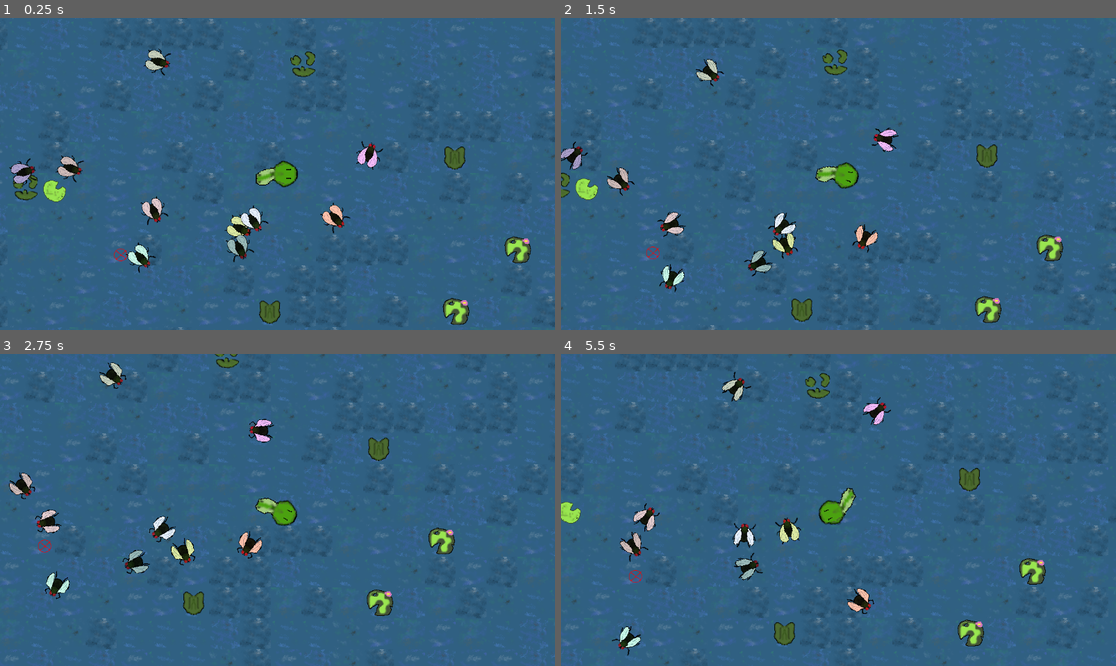
Above: before the commit, frames 1-4 (two rows, left to right).
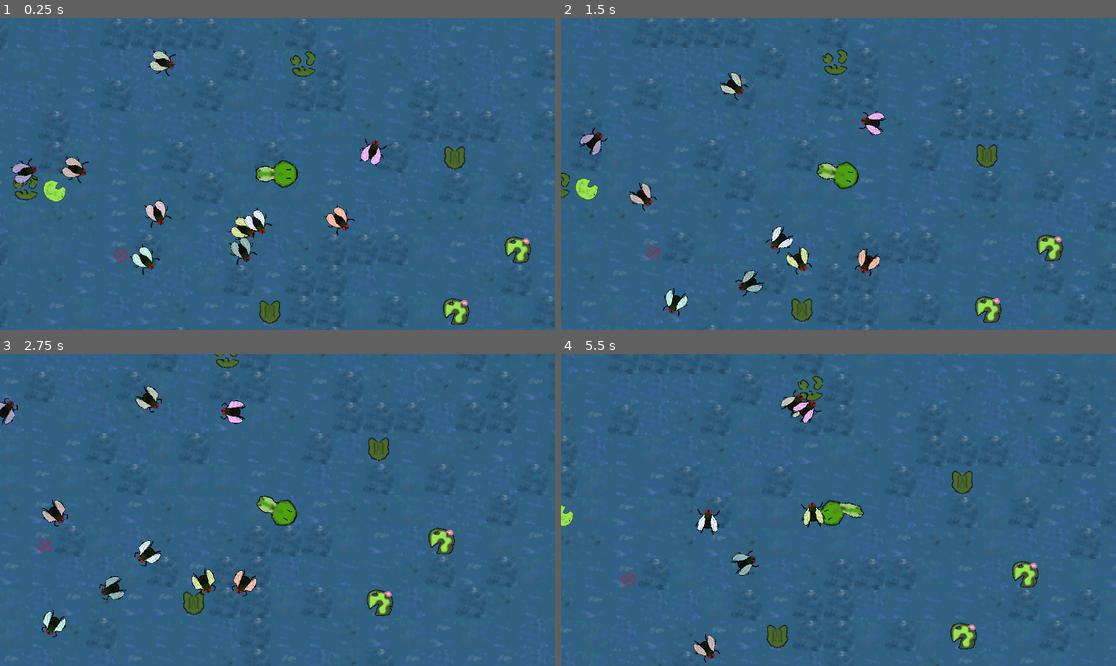
Above: after the commit, the same moments.

Repository: ibricchi/kikkerkoken
Game: Godot game, scene res://swamp.tscn
The game is run twice, just before and just after one commit, with the same random seed, the same clock (stepped at 60 frames per second) and the same inputs.
Inputs:
- Up to frame 1 (0.25 s): no input
- Up to frame 2 (1.5 s): hold D (right) 0.53-1.28 s; hold S (down) from 1.28 s (still down)
- Up to frame 3 (2.75 s): release S (down) at 2.03 s; hold D (right) from 2.03 s (still down)
- Up to frame 4 (5.5 s): release D (right) at 2.78 s; hold W (up) 2.78-3.53 s; hold A (left) 3.53-5.03 s; hold S (down) from 5.03 s (still down)

The runs differ from the first frame. In frame 1, 2.2% of the frame differs, in the area x 1-70%, y 9-83%; in frame 2, 4.0%; in frame 3, 3.9%; in frame 4, 8.8%, in the area x 0-100%, y 0-100%.

Commit message:
idle player animation

Diff:
--- a/scenes/player.tscn
+++ b/scenes/player.tscn
@@ -6,6 +6,18 @@
 [sub_resource type="CapsuleShape2D" id="CapsuleShape2D_t40hw"]
 radius = 11.0
 height = 53.0
+
+[sub_resource type="AtlasTexture" id="AtlasTexture_hohk1"]
+atlas = ExtResource("2_43ugr")
+region = Rect2(0, 0, 64, 64)
+
+[sub_resource type="AtlasTexture" id="AtlasTexture_oskqq"]
+atlas = ExtResource("2_43ugr")
+region = Rect2(64, 0, 64, 64)
+
+[sub_resource type="AtlasTexture" id="AtlasTexture_l8r5u"]
+atlas = ExtResource("2_43ugr")
+region = Rect2(0, 64, 64, 64)
 
 [sub_resource type="AtlasTexture" id="AtlasTexture_ydmmo"]
 atlas = ExtResource("2_43ugr")
@@ -37,6 +49,23 @@
 
 [sub_resource type="SpriteFrames" id="SpriteFrames_nr4ay"]
 animations = [{
+"frames": [{
+"duration": 2.0,
+"texture": SubResource("AtlasTexture_hohk1")
+}, {
+"duration": 1.0,
+"texture": SubResource("AtlasTexture_oskqq")
+}, {
+"duration": 2.0,
+"texture": SubResource("AtlasTexture_hohk1")
+}, {
+"duration": 1.0,
+"texture": SubResource("AtlasTexture_l8r5u")
+}],
+"loop": true,
+"name": &"idle",
+"speed": 5.0
+}, {
 "frames": [{
 "duration": 1.0,
 "texture": SubResource("AtlasTexture_ydmmo")
@@ -95,6 +124,4 @@
 
 [node name="AnimatedSprite2D" type="AnimatedSprite2D" parent="."]
 sprite_frames = SubResource("SpriteFrames_nr4ay")
-animation = &"swim"
-autoplay = "swim"
-frame_progress = 0.124394
+animation = &"idle"
--- a/scripts/fly.gd
+++ b/scripts/fly.gd
@@ -3,7 +3,7 @@
 var wander_orientation : float = 0
 var wander_time : float = 3.0
 var rotation_speed : float = 2
-var cruise_velocity : float = 40
+var cruise_velocity : float = 80
 
 @onready var _animated_sprite = $AnimatedSprite2D
 
@@ -20,10 +20,10 @@
 	self.rotation = lerp_angle(self.global_rotation , self.wander_orientation, rotation_speed * delta)
 	wander_time -= delta
 	if wander_time < 0:
-		wander_time = 5.0 * randf() + 1.5
+		wander_time = 1.0 * randf() + 4.0
 		wander_orientation =  randf() * (2 * PI)
-		cruise_velocity = 20 + randf()*40
-		_animated_sprite.speed_scale = cruise_velocity / 40
+		cruise_velocity = 60 + randf()*60
+		_animated_sprite.speed_scale = cruise_velocity / 80
 
 	self.move_and_collide(
 		delta*cruise_velocity * tanh(wander_time)
--- a/scripts/player.gd
+++ b/scripts/player.gd
@@ -39,6 +39,18 @@
 	if (input != Vector2.ZERO):
 		self.rotation = lerp_angle(self.rotation, atan2(self.velocity.y, self.velocity.x), rotation_speed * delta)
 
+	if self.velocity.length() < 15:
+		$AnimatedSprite2D.play("idle")
+	elif self.velocity.length() < 60:
+		$AnimatedSprite2D.play("swim")
+		$AnimatedSprite2D.speed_scale = 1
+	else:
+		$AnimatedSprite2D.play("swim")
+		$AnimatedSprite2D.speed_scale = 1.6
+
+
+
+
 	if move_and_slide():
 		var col = get_last_slide_collision()
 		var obj = col.get_collider()
Not shown: 1 places in scenes/player.tscn that only renumber resources
